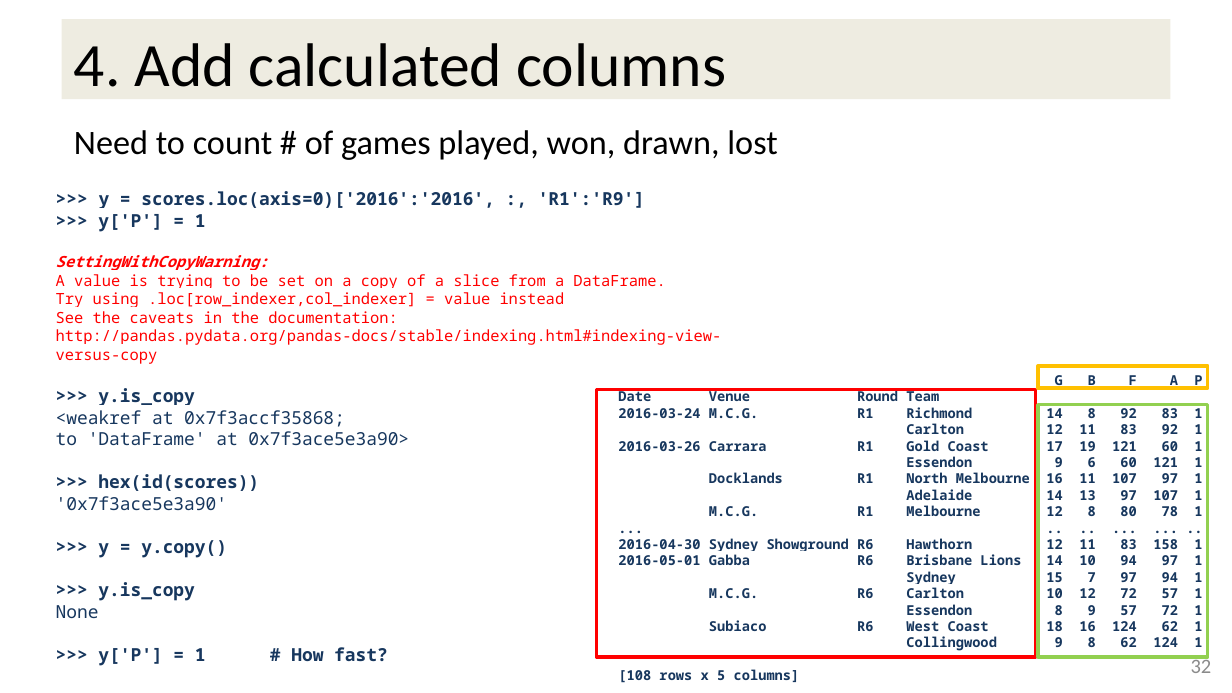
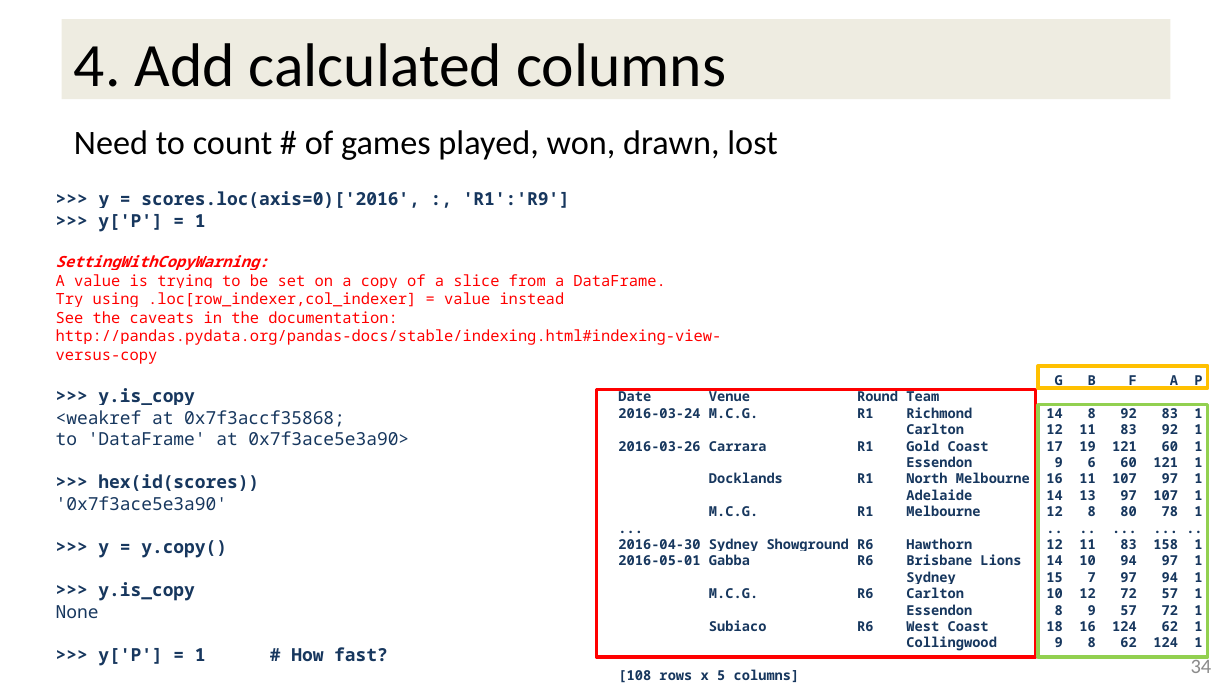
Before and after one commit to stevesimmons/PyDataDC2016-PandasFromTheInside, a slide deck: slide 35 of pfi.pptx (slide 33 before the commit). Drawn at 1232x693 pixels with LibreOffice and Linux fonts; fonts in the diff are those of the drawing. Boxes give left, top, right and bottom in pixels: in the first picture for what was removed or moved away, otherwise in the second. Text is boxed around its words. In the diff, an @@ line names an element or a change of style, - is before the commit and + after.

```diff
--- a/pfi.pptx
+++ b/pfi.pptx
@@ text at bbox=[99, 191, 570, 208]: text changed @@
->>> y = scores.loc(axis=0)['2016':'2016', :, 'R1':'R9']
+>>> y = scores.loc(axis=0)['2016', :, 'R1':'R9']
@@ page number at bbox=[1191, 656, 1212, 673]: text changed @@
-32
+34
```
Also in this commit, not shown: 8 other slides changed, 2 slides added, 1 other file.
